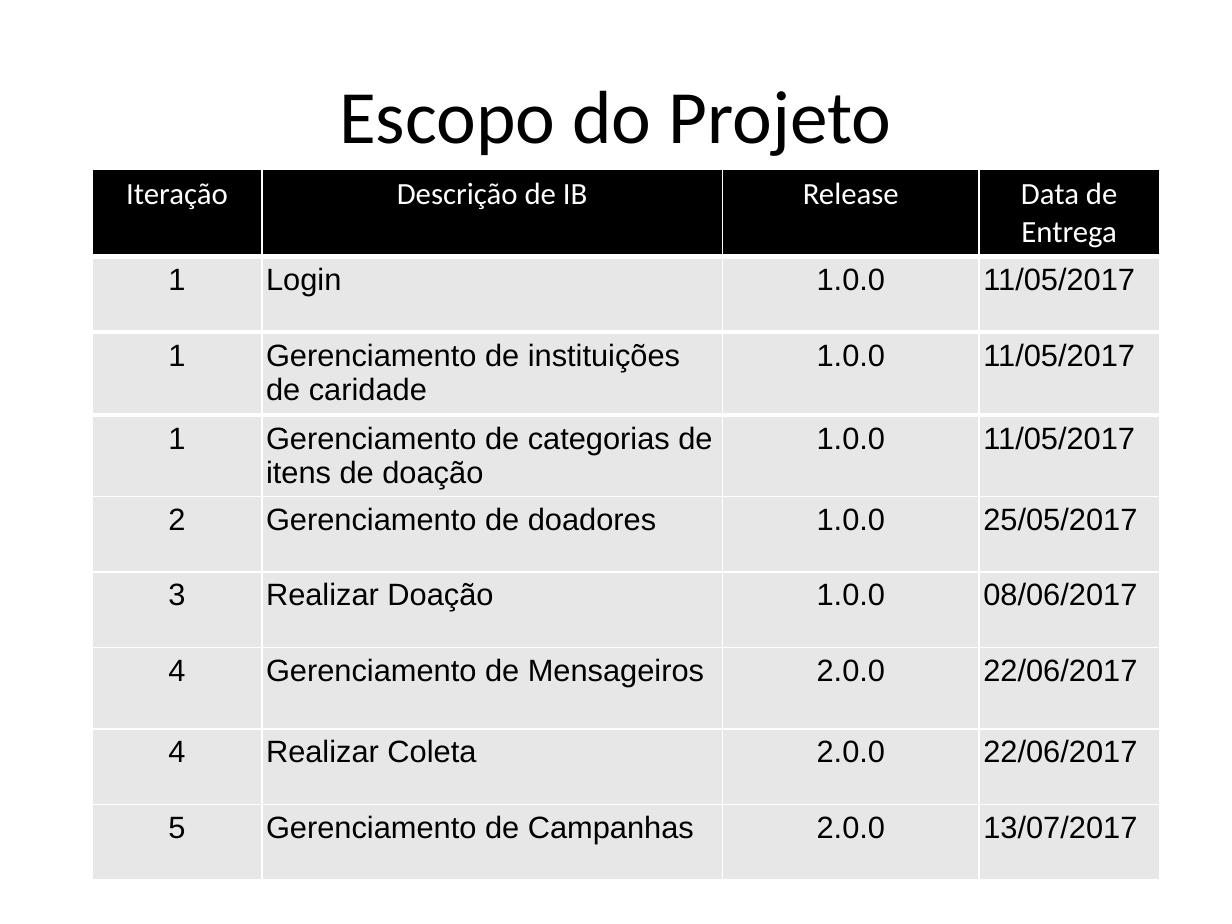
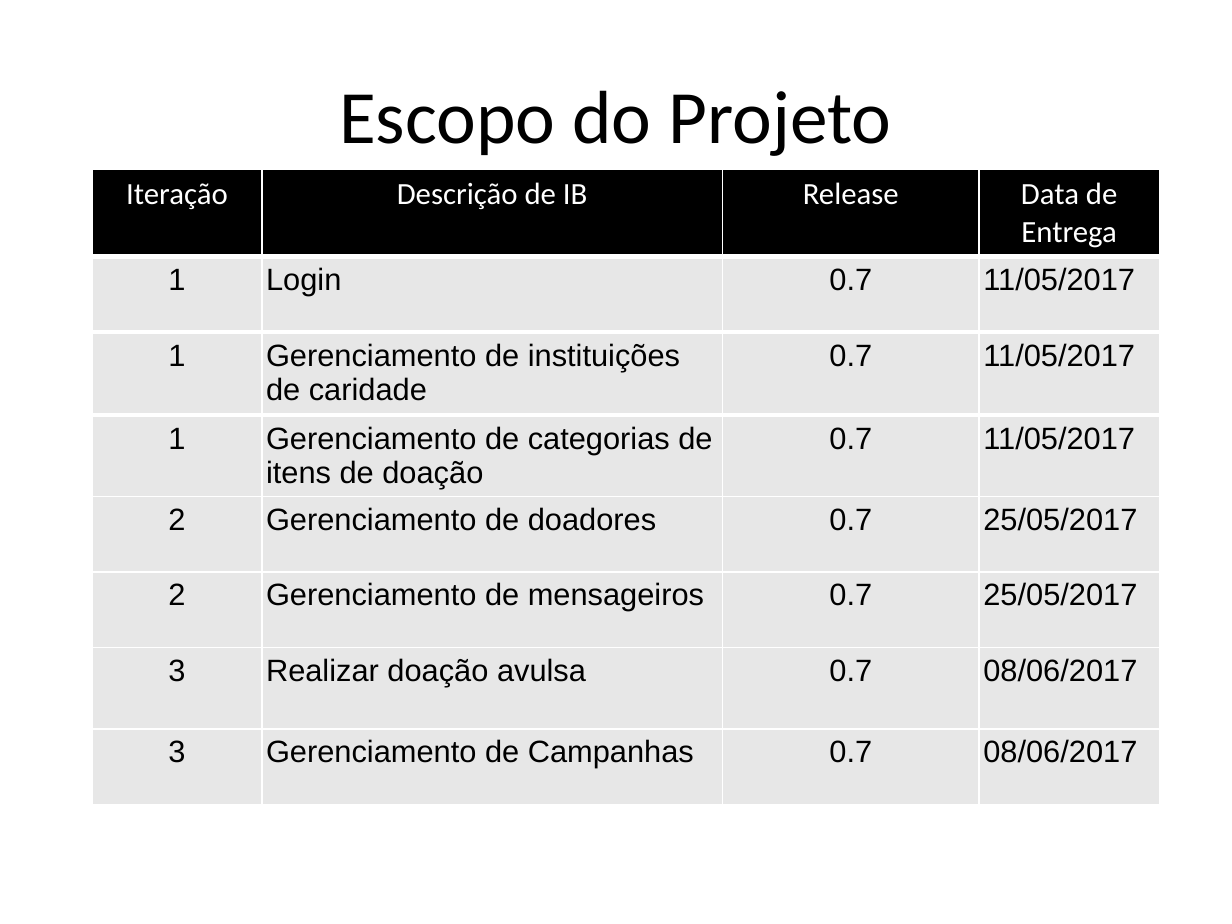
Before and after one commit to AjudeMais/ajudeMais-Projeto, a slide deck: slide 11 of Projeto-AjudeMais/000-Gerência de Projeto/PPJ-Plano de Projeto.pptx. Drawn at 1232x924 pixels with LibreOffice and Linux fonts; fonts in the diff are those of the drawing. Boxes give left, top, right and bottom in pixels: in the first picture for what was removed or moved away, otherwise in the second. Text is boxed around its words. In the diff, an @@ line names an element or a change of style, - is before the commit and + after.

```diff
--- a/Projeto-AjudeMais/000-Gerência de Projeto/PPJ-Plano de Projeto.pptx
+++ b/Projeto-AjudeMais/000-Gerência de Projeto/PPJ-Plano de Projeto.pptx
@@ table at bbox=[92, 169, 1159, 865] @@
-row 2: 1 | Login | 1.0.0 | 11/05/2017
-row 3: 1 | Gerenciamento de instituições de caridade | 1.0.0 | 11/05/2017
-row 4: 1 | Gerenciamento de categorias de itens de doação | 1.0.0 | 11/05/2017
-row 5: 2 | Gerenciamento de doadores | 1.0.0 | 25/05/2017
-row 6: 3 | Realizar Doação | 1.0.0 | 08/06/2017
-row 7: 4 | Gerenciamento de Mensageiros | 2.0.0 | 22/06/2017
-row 8: 4 | Realizar Coleta | 2.0.0 | 22/06/2017
-row 9: 5 | Gerenciamento de Campanhas | 2.0.0 | 13/07/2017
+row 2: 1 | Login | 0.7 | 11/05/2017
+row 3: 1 | Gerenciamento de instituições de caridade | 0.7 | 11/05/2017
+row 4: 1 | Gerenciamento de categorias de itens de doação | 0.7 | 11/05/2017
+row 5: 2 | Gerenciamento de doadores | 0.7 | 25/05/2017
+row 6: 2 | Gerenciamento de mensageiros | 0.7 | 25/05/2017
+row 7: 3 | Realizar doação avulsa | 0.7 | 08/06/2017
+row 8: 3 | Gerenciamento de Campanhas | 0.7 | 08/06/2017
```
Also in this commit, not shown: 7 other slides changed, 1 other file.
